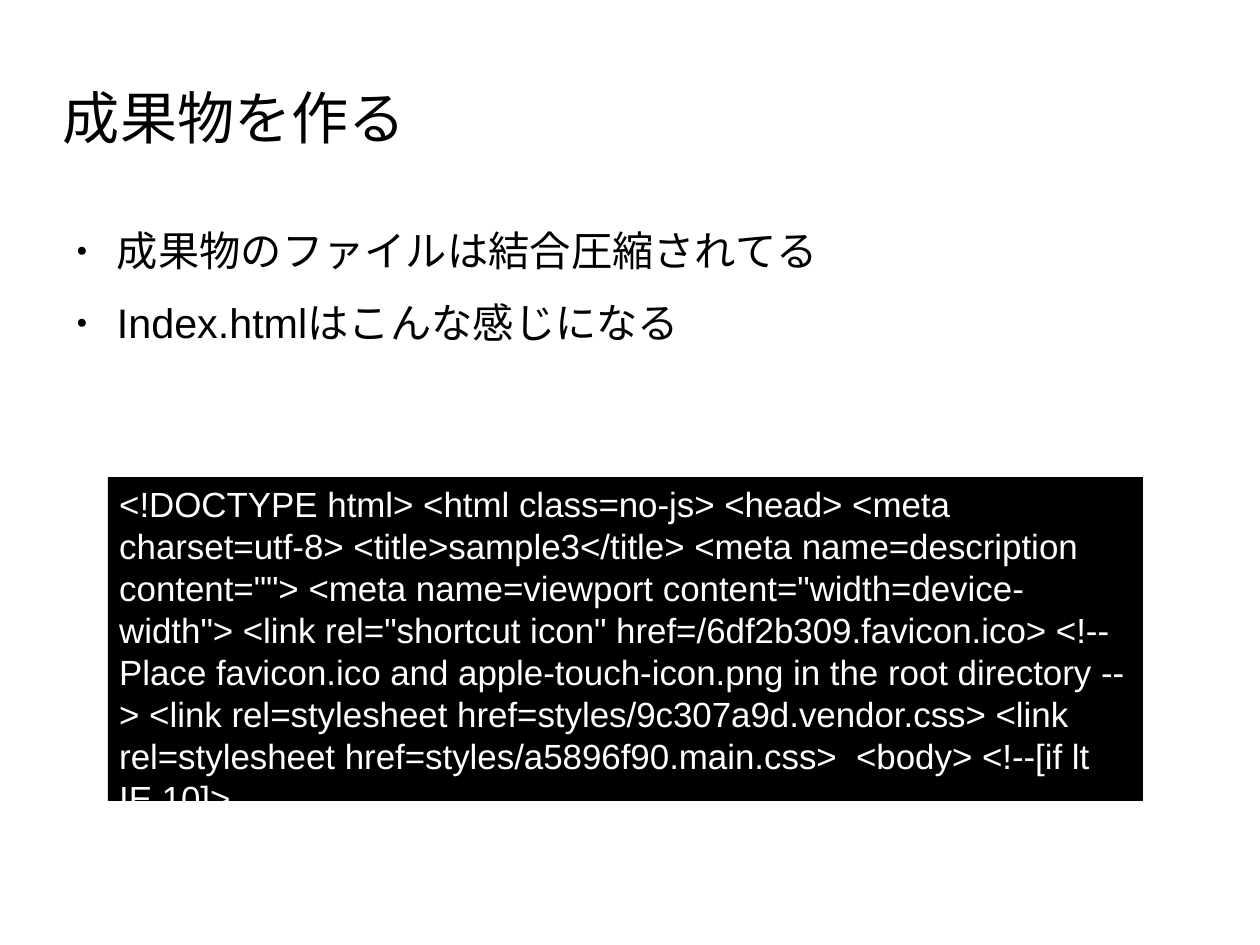
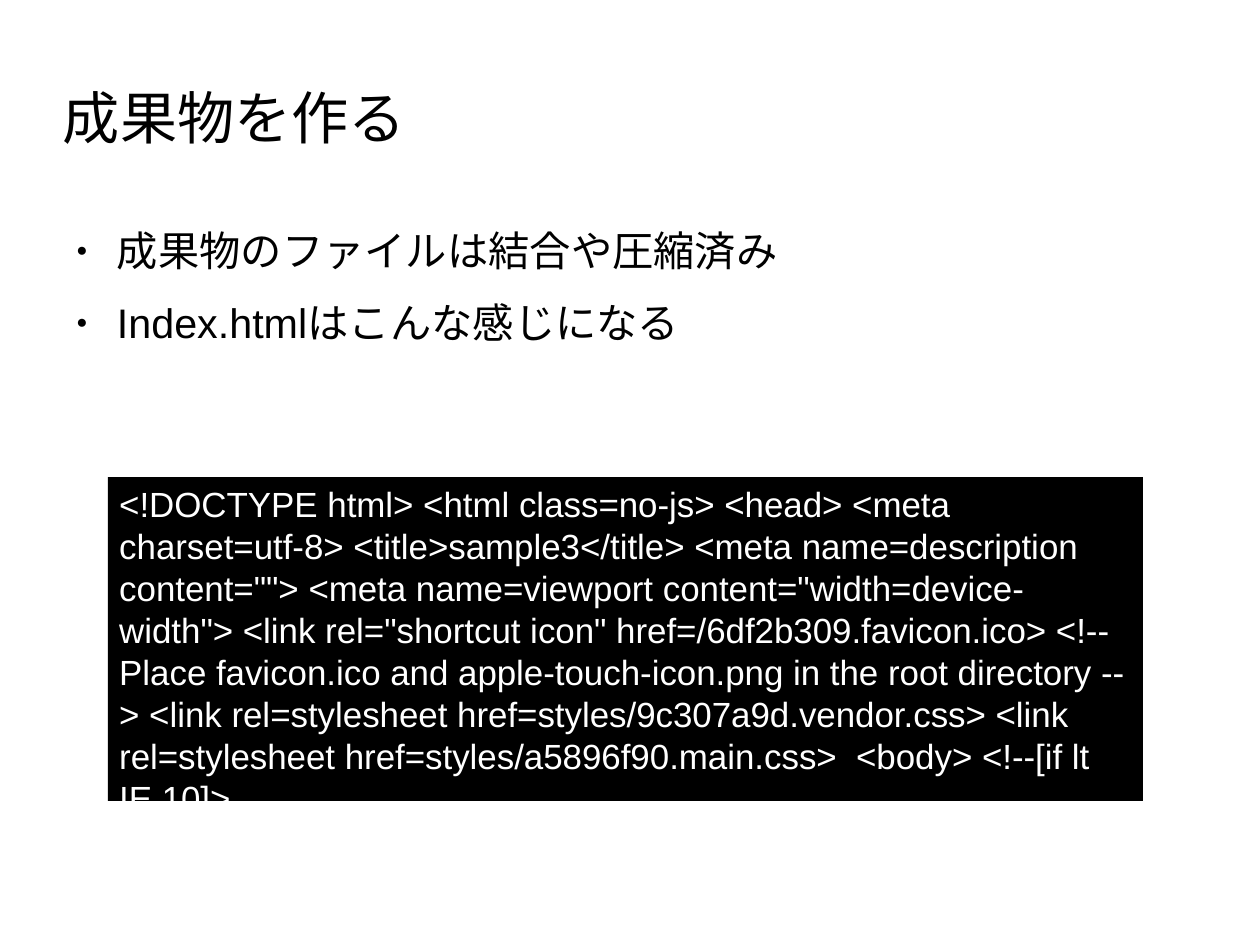
Before and after one commit to masakura/yeoman-presentation, a slide deck: slide 58 of yeoman-presentation.odp (slide 57 before the commit). Drawn at 1260x945 pixels with LibreOffice and Linux fonts; fonts in the diff are those of the drawing; background and template pictures are left out. Boxes give left, top, right and bottom in pixels: in the first picture for what was removed or moved away, otherwise in the second. Text is boxed around its words. In the diff, an @@ line names an element or a change of style, - is before the commit and + after.

```diff
--- a/yeoman-presentation.odp
+++ b/yeoman-presentation.odp
@@ text at box(117, 231, 778, 270): text changed @@
-● 成果物のファイルは結合圧縮されてる
+● 成果物のファイルは結合や圧縮済み
```
Also in this commit, not shown: 9 other slides changed, 2 slides added, 1 slide removed.
